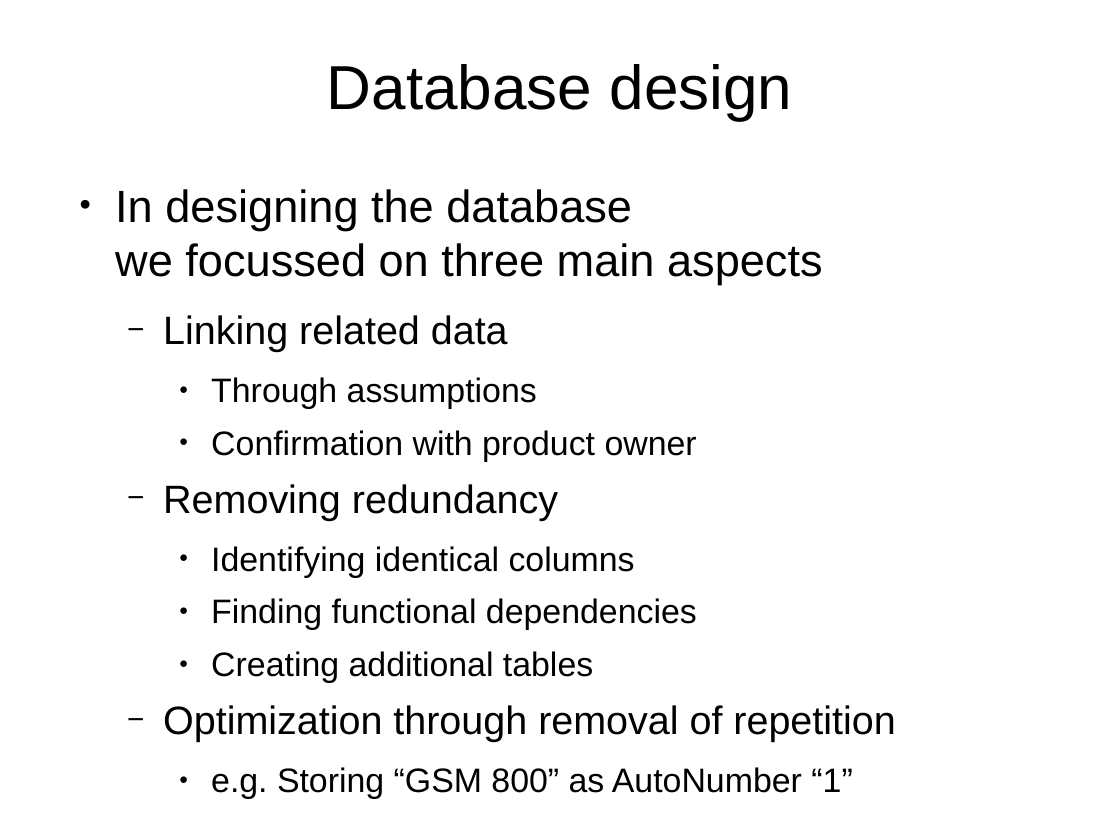
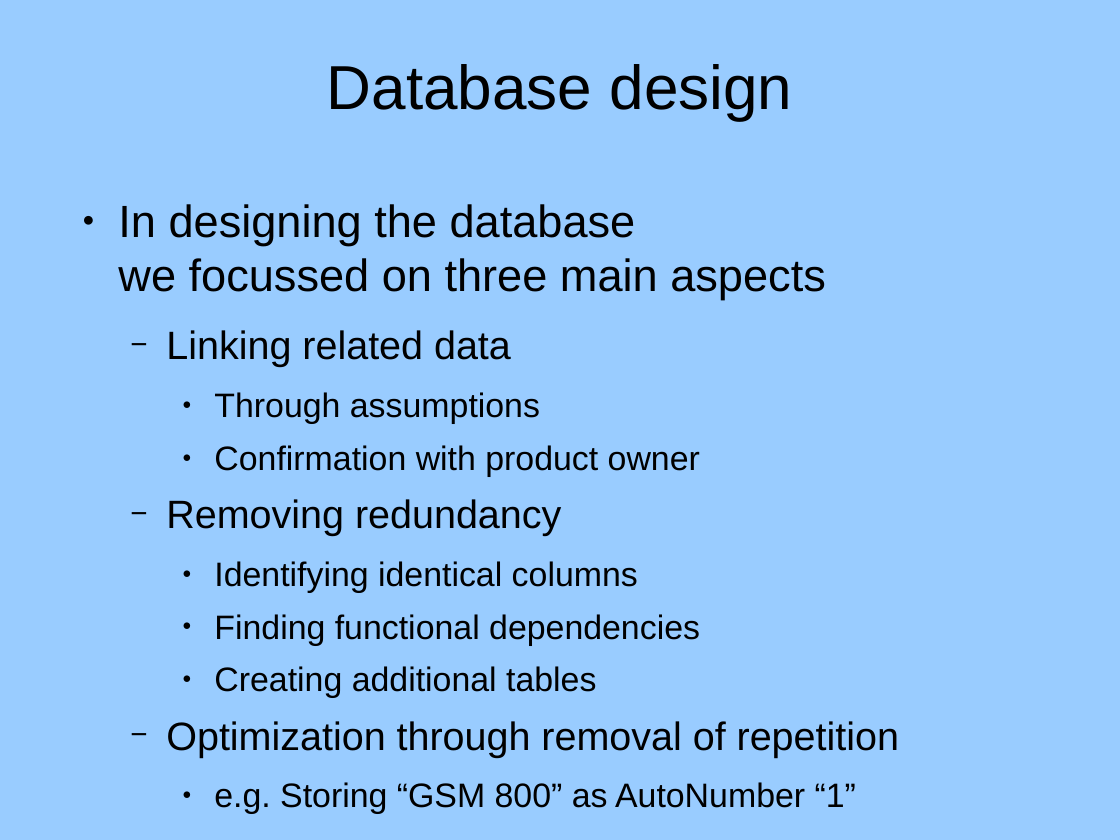
Before and after one commit to rednanor/GroupProject, a slide deck: slide 3 of Group5presentation.odp. Drawn at 1120x840 pixels with LibreOffice and Linux fonts; fonts in the diff are those of the drawing; background and template pictures are left out. Boxes give left, top, right and bottom in pixels: in the first picture for what was removed or moved away, otherwise in the second. Text is boxed around its words. In the diff, an @@ line names an element or a change of style, - is before the commit and + after.

```diff
--- a/Group5presentation.odp
+++ b/Group5presentation.odp
@@ background #FFFFFF to #99CCFF @@
@@ text "In designing the database we ..." moved from (x1=115, y1=189, x2=895, y2=799) to (x1=118, y1=204, x2=899, y2=814) @@
```
Also in this commit, not shown: 3 other slides changed, 3 slides added, 1 slide removed.
